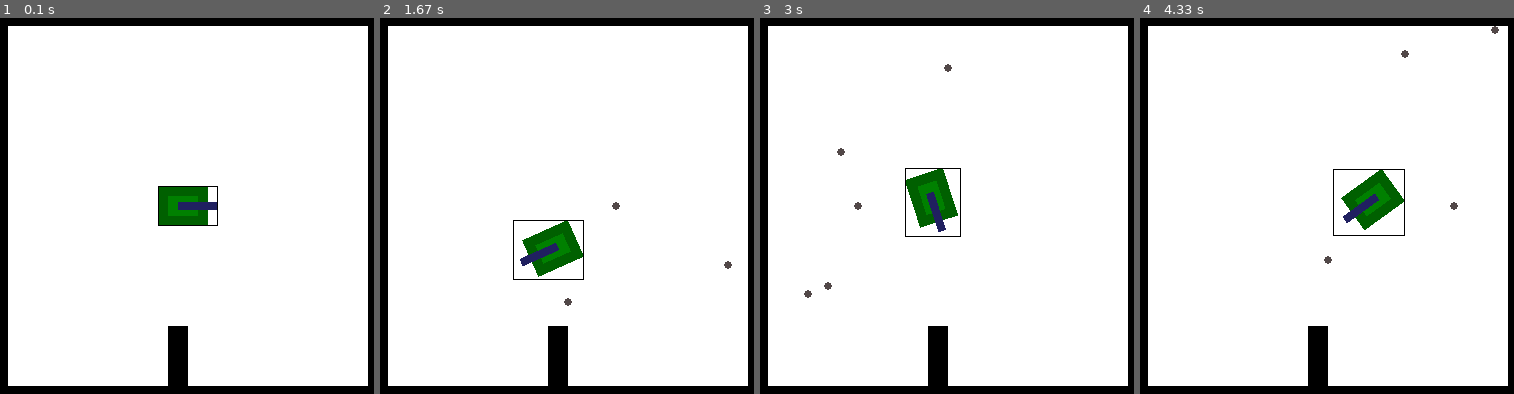
Above: before the commit, frames 1-4 (left to right).
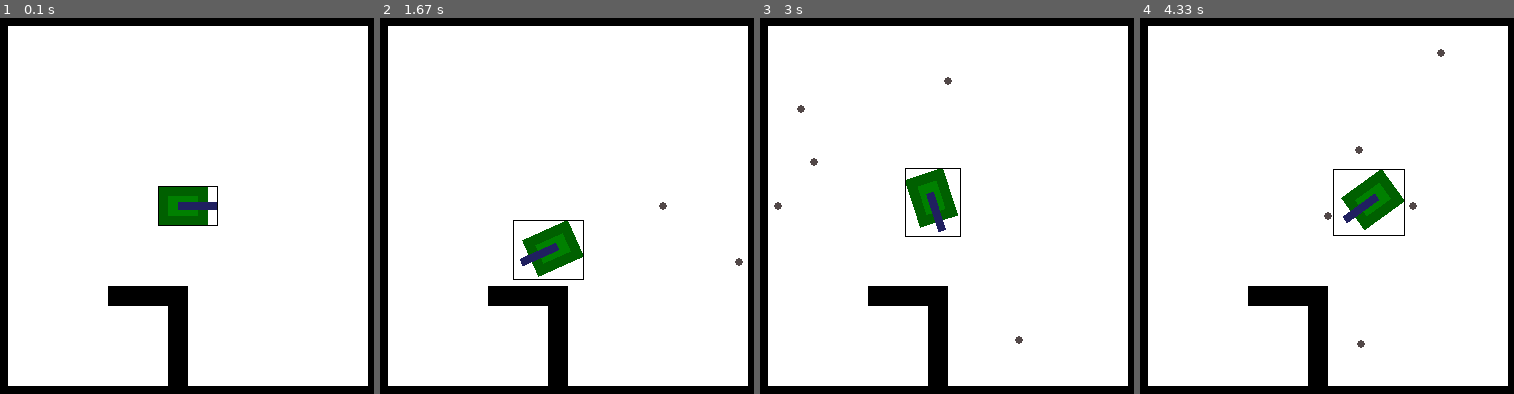
Above: after the commit, the same moments.

Repository: will-hd/Tank-Trouble
Game: pygame game, started from run.py
The game is run twice, just before and just after one commit, with the same random seed, the same clock (stepped at 60 frames per second) and the same inputs.
Inputs:
- Up to frame 1 (0.1 s): no input
- Up to frame 2 (1.67 s): tap F at 0.33, 0.73, 1.03, 1.23, 1.57 s; hold Right 0.67-1.13 s; hold Up 1.17-1.47 s; hold Right from 1.5 s (still down)
- Up to frame 3 (3 s): tap F at 1.87, 2.07, 2.37, 2.63, 2.97 s; release Right at 1.97 s; hold Left 2-2.53 s; hold Down 2.57-2.87 s; hold Left from 2.9 s (still down)
- Up to frame 4 (4.33 s): tap F at 3.27, 3.4, 3.8, 4.1 s; release Left at 3.3 s; hold Up 3.33-3.7 s; hold Right from 3.73 s (still down)

The runs differ from the first frame. In frame 1, 1.4% of the frame differs, in the area x 28-51%, y 71-82%; in frame 2, 1.6%; in frame 3, 1.7%, in the area x 3-71%, y 12-87%; in frame 4, 1.7%.

Commit message:
fix: bullets bounce and reflect more accurately

Diff:
--- a/bullets.py
+++ b/bullets.py
@@ -21,38 +21,40 @@
         self.rect = self.image.get_rect(center=self.position)
         self.direction = direction
 
-        self.bullet_speed = 6
+        self.bullet_speed = 5
         self.lifetime = 8000 # milliseconds
         self.spawn_time = pygame.time.get_ticks()
 
         self.walls = wall_group
+        self.frame = 0
 
     def update(self):
         """
-        Move the bullet
+        Move the bullet.
+        Move in x direction first, check collision, then do y.
+        e.g. see https://www.youtube.com/watch?v=vAfveKX1pSc
+        and https://www.reddit.com/r/pygame/comments/7bxo9r/checking_which_side_a_sprite_collides_with_another/
         """
+        self.position_before_collision = self.position.copy()
+        self.positionx_before_collision = self.position_before_collision.x
+        self.positiony_before_collision = self.position_before_collision.y
+
+        self.position += self.direction * self.bullet_speed
+
+        # Do x
+        self.rect.centerx = self.position.x
         if pygame.sprite.spritecollide(self, self.walls, False):
-            if self.direction.y > 0 and self.direction.x == 0:
-                self.direction *= -1
-            elif self.direction.y < 0 and self.direction.x == 0:
-                self.direction *= -1
-            elif self.direction.x > 0 and self.direction.y == 0:
-                self.direction *= -1
-            elif self.direction.x < 0 and self.direction.y == 0:
-                self.direction *= -1
-            elif self.direction.x > 0 and self.direction.y < 0:
-                self.direction.x = -self.direction.x
-            elif self.direction.x < 0 and self.direction.y < 0:
-                self.direction.y = -self.direction.y
-            elif self.direction.x < 0 and self.direction.y > 0:
-                self.direction.x = -self.direction.x
-            elif self.direction.x > 0 and self.direction.y > 0:
-                self.direction.y = -self.direction.y
-            self.position += self.direction * self.bullet_speed
+            self.direction.x *= -1
+            self.position = self.position_before_collision
+            self.rect.center = self.position
 
-        else:
-            self.position += self.direction * self.bullet_speed
-        self.rect.center = self.position
+        # Do y
+        self.rect.centery = self.position.y
+        if pygame.sprite.spritecollide(self, self.walls, False):
+            self.direction.y *= -1
+            print(self.direction)
+            self.position = self.position_before_collision
+            self.rect.center = self.position
 
         if pygame.time.get_ticks() - self.spawn_time >= self.lifetime:
             self.kill()
--- a/run.py
+++ b/run.py
@@ -55,6 +55,7 @@
             self.tank_group.draw(self.screen)
 
             pygame.draw.rect(self.screen, (0, 0, 0), (*self.tank.rect.topleft, *self.tank.image.get_size()), 1)
+
             pygame.display.flip()
 
     def new_map(self):
--- a/wall.py
+++ b/wall.py
@@ -16,8 +16,8 @@
     [1, 0, 0, 0, 0, 0, 0, 0, 0, 0, 0, 0, 0, 0, 0, 0, 0, 0, 0, 1],
     [1, 0, 0, 0, 0, 0, 0, 0, 0, 0, 0, 0, 0, 0, 0, 0, 0, 0, 0, 1],
     [1, 0, 0, 0, 0, 0, 0, 0, 0, 0, 0, 0, 0, 0, 0, 0, 0, 0, 0, 1],
-    [1, 0, 0, 0, 0, 0, 0, 0, 0, 0, 0, 0, 0, 0, 0, 0, 0, 0, 0, 1],
-    [1, 0, 0, 0, 0, 0, 0, 0, 0, 0, 0, 0, 0, 0, 0, 0, 0, 0, 0, 1],
+    [1, 0, 0, 0, 0, 0, 1, 1, 1, 1, 0, 0, 0, 0, 0, 0, 0, 0, 0, 1],
+    [1, 0, 0, 0, 0, 0, 0, 0, 0, 1, 0, 0, 0, 0, 0, 0, 0, 0, 0, 1],
     [1, 0, 0, 0, 0, 0, 0, 0, 0, 1, 0, 0, 0, 0, 0, 0, 0, 0, 0, 1],
     [1, 0, 0, 0, 0, 0, 0, 0, 0, 1, 0, 0, 0, 0, 0, 0, 0, 0, 0, 1],
     [1, 0, 0, 0, 0, 0, 0, 0, 0, 1, 0, 0, 0, 0, 0, 0, 0, 0, 0, 1],
